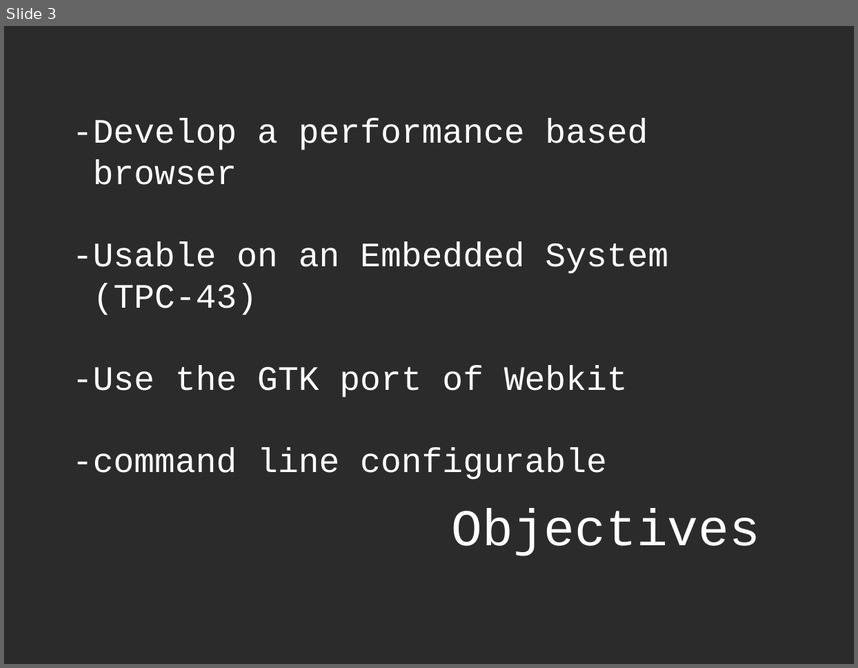
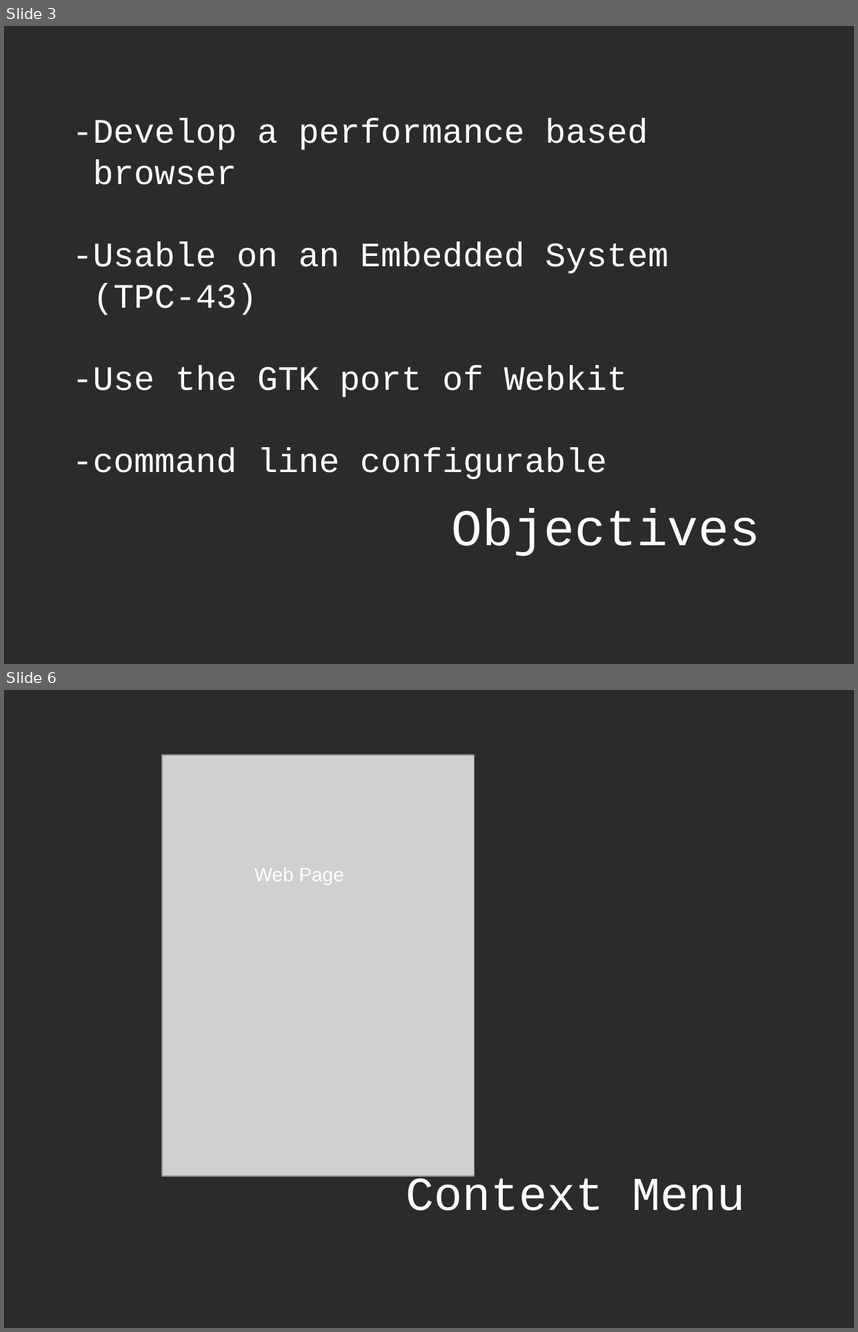
Before and after one commit to ddyngrp/bcit-courses, a slide deck: reports/presentation/spry_presentation.odp. Shown one above the other, each under a label of ours: slide 3 before the commit, slides 3 and 6 after it; the slides between them are not shown. The pictures are 858x668 and 858x1332 pixels, drawn with LibreOffice and Linux fonts; fonts in the diff are those of the drawing; grey boxes stand for pictures; background and template pictures are left out; a plain dark background stands for a picture behind light text. Boxes give left, top, right and bottom in pixels: in the first picture for what was removed or moved away, otherwise in the second. Text is boxed around its words. In the diff, an @@ line names an element or a change of style, - is before the commit and + after.

```diff
--- a/reports/presentation/spry_presentation.odp
+++ b/reports/presentation/spry_presentation.odp
@@ slide 6 added at (x1=4, y1=690, x2=854, y2=1328), background picture (left out) @@
@@ picture added at (x1=162, y1=755, x2=475, y2=1176) @@
@@ text added at (x1=254, y1=867, x2=344, y2=885), 18 pt, text #FFFFFF @@
+Web Page
@@ text added at (x1=406, y1=1176, x2=746, y2=1210), 44 pt, text #FFFFFF @@
+Context Menu
```
Also in this commit, not shown: 2 slides changed, 1 other slide added, 1 slide removed.
